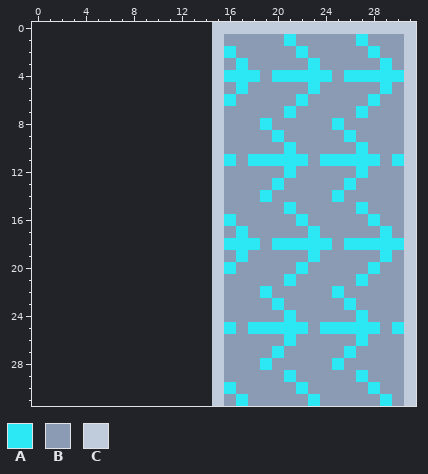
Edited in one commit: pixel-art sprite (Game/graphics/go_fast_tile.png). That is the earlier state.
The file is 51x96 pixels, drawn in blocks of 3x3; one block is one cell here. The old version is drawn lined up with the new one, on the new canvas.
Palette (. is transparent): A #2ce8f5  B #8b9bb4  C #c0cbdc
Pixels before, first column x 15:
 0 CCCCCCCCCCCCCCCCC
 1 CBBBBBABBBBBABBBC
 2 CABBBBBABBBBBABBC
 3 CBABBBBBABBBBBABC
 4 CAAABAAAAABAAAAAC
 5 CBABBBBBABBBBBABC
 6 CABBBBBABBBBBABBC
 7 CBBBBBABBBBBABBBC
 8 CBBBABBBBBABBBBBC
 9 CBBBBABBBBBABBBBC
10 CBBBBBABBBBBABBBC
11 CABAAAAABAAAAABAC
12 CBBBBBABBBBBABBBC
13 CBBBBABBBBBABBBBC
14 CBBBABBBBBABBBBBC
15 CBBBBBABBBBBABBBC
16 CABBBBBABBBBBABBC
17 CBABBBBBABBBBBABC
18 CAAABAAAAABAAAAAC
19 CBABBBBBABBBBBABC
20 CABBBBBABBBBBABBC
21 CBBBBBABBBBBABBBC
22 CBBBABBBBBABBBBBC
23 CBBBBABBBBBABBBBC
24 CBBBBBABBBBBABBBC
25 CABAAAAABAAAAABAC
26 CBBBBBABBBBBABBBC
27 CBBBBABBBBBABBBBC
28 CBBBABBBBBABBBBBC
29 CBBBBBABBBBBABBBC
30 CABBBBBABBBBBABBC
31 CBABBBBBABBBBBABC
After:
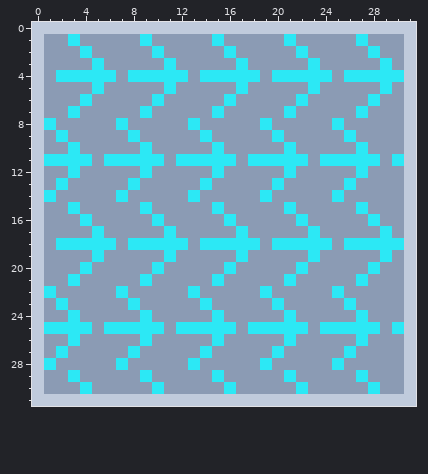
What changed:
canvas 17x32 -> 32x32, the old top-left corner now at 15,0
y 0: x 0..14 ............... -> CCCCCCCCCCCCCCC
y 1: x 0..15 ...............C -> CBBABBBBBABBBBBA
y 2: x 0..15 ...............C -> CBBBABBBBBABBBBB
y 3: x 0..15 ...............C -> CBBBBABBBBBABBBB
y 4: x 0..15 ...............C -> CBAAAAABAAAAABAA
y 5: x 0..15 ...............C -> CBBBBABBBBBABBBB
y 6: x 0..15 ...............C -> CBBBABBBBBABBBBB
y 7: x 0..15 ...............C -> CBBABBBBBABBBBBA
y 8: x 0..15 ...............C -> CABBBBBABBBBBABB
y 9: x 0..15 ...............C -> CBABBBBBABBBBBAB
y 10: x 0..15 ...............C -> CBBABBBBBABBBBBA
y 11: x 0..15 ...............C -> CAAAABAAAAABAAAA
y 12: x 0..15 ...............C -> CBBABBBBBABBBBBA
y 13: x 0..15 ...............C -> CBABBBBBABBBBBAB
y 14: x 0..15 ...............C -> CABBBBBABBBBBABB
y 15: x 0..15 ...............C -> CBBABBBBBABBBBBA
y 16: x 0..15 ...............C -> CBBBABBBBBABBBBB
y 17: x 0..15 ...............C -> CBBBBABBBBBABBBB
y 18: x 0..15 ...............C -> CBAAAAABAAAAABAA
y 19: x 0..15 ...............C -> CBBBBABBBBBABBBB
y 20: x 0..15 ...............C -> CBBBABBBBBABBBBB
y 21: x 0..15 ...............C -> CBBABBBBBABBBBBA
y 22: x 0..15 ...............C -> CABBBBBABBBBBABB
y 23: x 0..15 ...............C -> CBABBBBBABBBBBAB
y 24: x 0..15 ...............C -> CBBABBBBBABBBBBA
y 25: x 0..15 ...............C -> CAAAABAAAAABAAAA
y 26: x 0..15 ...............C -> CBBABBBBBABBBBBA
y 27: x 0..15 ...............C -> CBABBBBBABBBBBAB
y 28: x 0..15 ...............C -> CABBBBBABBBBBABB
y 29: x 0..15 ...............C -> CBBABBBBBABBBBBA
y 30: x 0..15 ...............C -> CBBBABBBBBABBBBB
y 31: x 0..14 ............... -> CCCCCCCCCCCCCCC; x 16..30 BABBBBBABBBBBAB -> CCCCCCCCCCCCCCC
Boxes around the changes in both pictures, in picture pixels (x1, y1, x2, y2):
changed: (32, 22, 404, 406)
